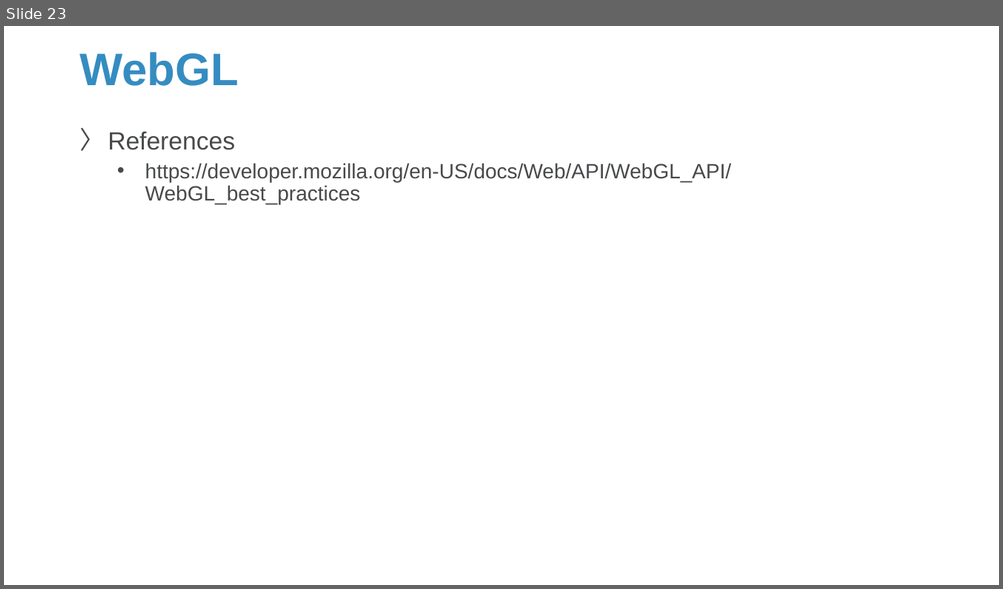
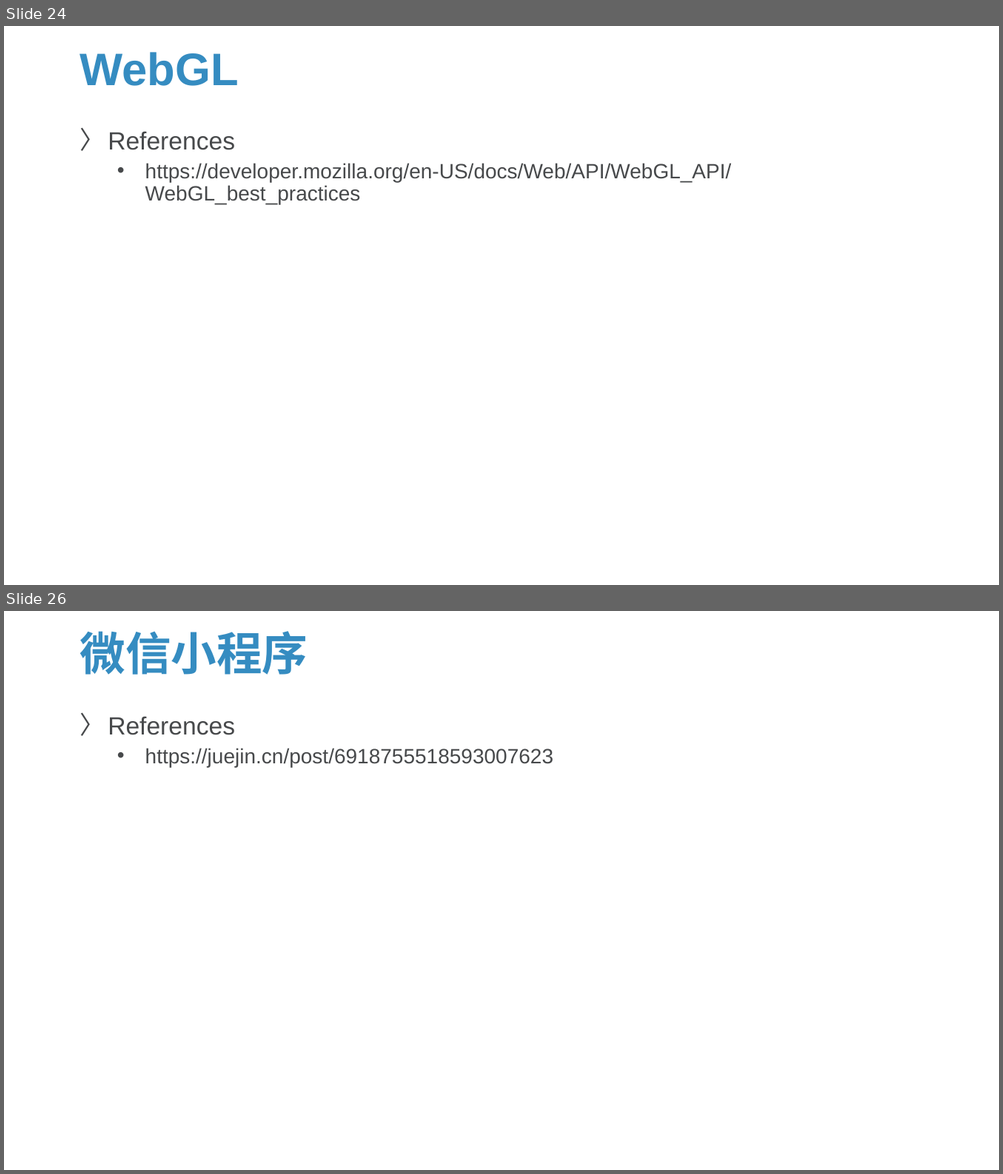
Before and after one commit to Sparks-Lu/TechNotes, a slide deck: Web/ThreeJS-Notes.pptx. Shown one above the other, each under a label of ours: slide 23 before the commit, slides 24 and 26 after it; the slides between them are not shown. The pictures are 1003x589 and 1003x1174 pixels, drawn with LibreOffice and Linux fonts; fonts in the diff are those of the drawing; background and template pictures are left out. Boxes give left, top, right and bottom in pixels: in the first picture for what was removed or moved away, otherwise in the second. Text is boxed around its words. In the diff, an @@ line names an element or a change of style, - is before the commit and + after.

```diff
--- a/Web/ThreeJS-Notes.pptx
+++ b/Web/ThreeJS-Notes.pptx
@@ slide 26 added at [4,611,999,1170], background picture (left out) @@
@@ title added at [79,631,307,675], 44 pt, text #358CC1, bold @@
+微信小程序
@@ text added at [108,716,553,767], 20 pt, text #47494B @@
+〉 References
+  • https://juejin.cn/post/6918755518593007623
@@ what was slide 23 is now slide 24 @@
```
Also in this commit, not shown: 2 slides changed, 2 other slides added, 5 other files.
